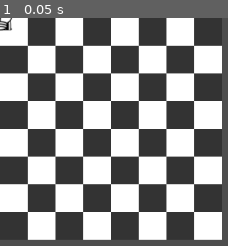
Above: before the commit, frame 1.
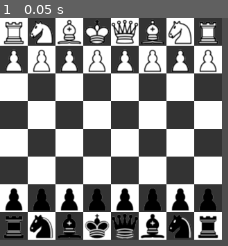
Above: after the commit, the same moment.

Repository: ugly-one/chess
Game: Godot game, scene res://main.tscn
Same seed, same stepped clock (60 frames per second), same inputs: the game is played once before the commit and once after it.
Inputs:
- Up to frame 1 (0.05 s): no input

The runs differ from the first frame. In frame 1, 16% of the frame differs, in the area x 0-96%, y 0-97%.

Commit message:
create all the pieces for the game

Diff:
--- a/main.gd
+++ b/main.gd
@@ -3,23 +3,69 @@
 var currentPlayer = Enums.Player.WHITE
 
 func _ready():
-	var pieceScene = preload("res://piece.tscn")
-	var bishopMovement = preload("res://movement/bishop_movement.tscn").instantiate()
-	var knightMovement = preload("res://movement/knight_movement.tscn").instantiate()
-	var kingMovement = preload("res://movement/king_movement.tscn").instantiate()
-	kingMovement.player = Enums.Player.WHITE
-	knightMovement.player = Enums.Player.BLACK
-	bishopMovement.player = Enums.Player.BLACK
+	var player = Enums.Player.WHITE
+	createPieces(Enums.Player.WHITE, 0, 1)
+	createPieces(Enums.Player.BLACK, 7, 6)
 
-	var bishop = pieceScene.instantiate()
-	bishop.init(bishopMovement)
+func createPieces(player: Enums.Player, backRow, frontRow):
+	var king = createKing(player)
+	king.move(Vector2(3,backRow))
+	add_child(king)
+	var queen = createQueen(player)
+	queen.move(Vector2(4,backRow))
+	add_child(queen)
+	var rock = createRock(player)
+	rock.move(Vector2(0,backRow))
+	add_child(rock)
+	var rock2 = createRock(player)
+	rock2.move(Vector2(7,backRow))
+	add_child(rock2)
+	var bishop = createBishop(player)
+	bishop.move(Vector2(2,backRow))
 	add_child(bishop)
-	var knight = pieceScene.instantiate()
-	knight.init(knightMovement)
+	var bishop2 = createBishop(player)
+	bishop2.move(Vector2(5,backRow))
+	add_child(bishop2)
+	var knight = createKnight(player)
+	knight.move(Vector2(1,backRow))
 	add_child(knight)
-	var king = pieceScene.instantiate()
-	king.init(kingMovement)
-	add_child(king)
+	var knight2 = createKnight(player)
+	knight2.move(Vector2(6,backRow))
+	add_child(knight2)
+	for i in range(0, 8):
+		var pawn = createPawn(player)
+		pawn.move(Vector2(i,frontRow))
+		add_child(pawn)
+
+func createBishop(player: Enums.Player) -> Piece:
+	var movement = preload("res://movement/bishop_movement.tscn").instantiate()
+	return createPiece(player, movement)
+
+func createKing(player: Enums.Player) -> Piece:
+	var movement = preload("res://movement/king_movement.tscn").instantiate()
+	return createPiece(player, movement)
+
+func createQueen(player: Enums.Player) -> Piece:
+	var movement = preload("res://movement/queen_movement.tscn").instantiate()
+	return createPiece(player, movement)
+
+func createRock(player: Enums.Player) -> Piece:
+	var movement = preload("res://movement/rock_movement.tscn").instantiate()
+	return createPiece(player, movement)
+
+func createKnight(player: Enums.Player) -> Piece:
+	var movement = preload("res://movement/knight_movement.tscn").instantiate()
+	return createPiece(player, movement)
+
+func createPawn(player: Enums.Player) -> Piece:
+	var movement = preload("res://movement/pawn_movement.tscn").instantiate()
+	return createPiece(player, movement)
+
+func createPiece(player: Enums.Player, movement: Movement):
+	movement.player = player
+	var piece = preload("res://piece.tscn").instantiate()
+	piece.init(movement)
+	return piece
 
 func _on_piece_moved():
 	if currentPlayer == Enums.Player.WHITE:
